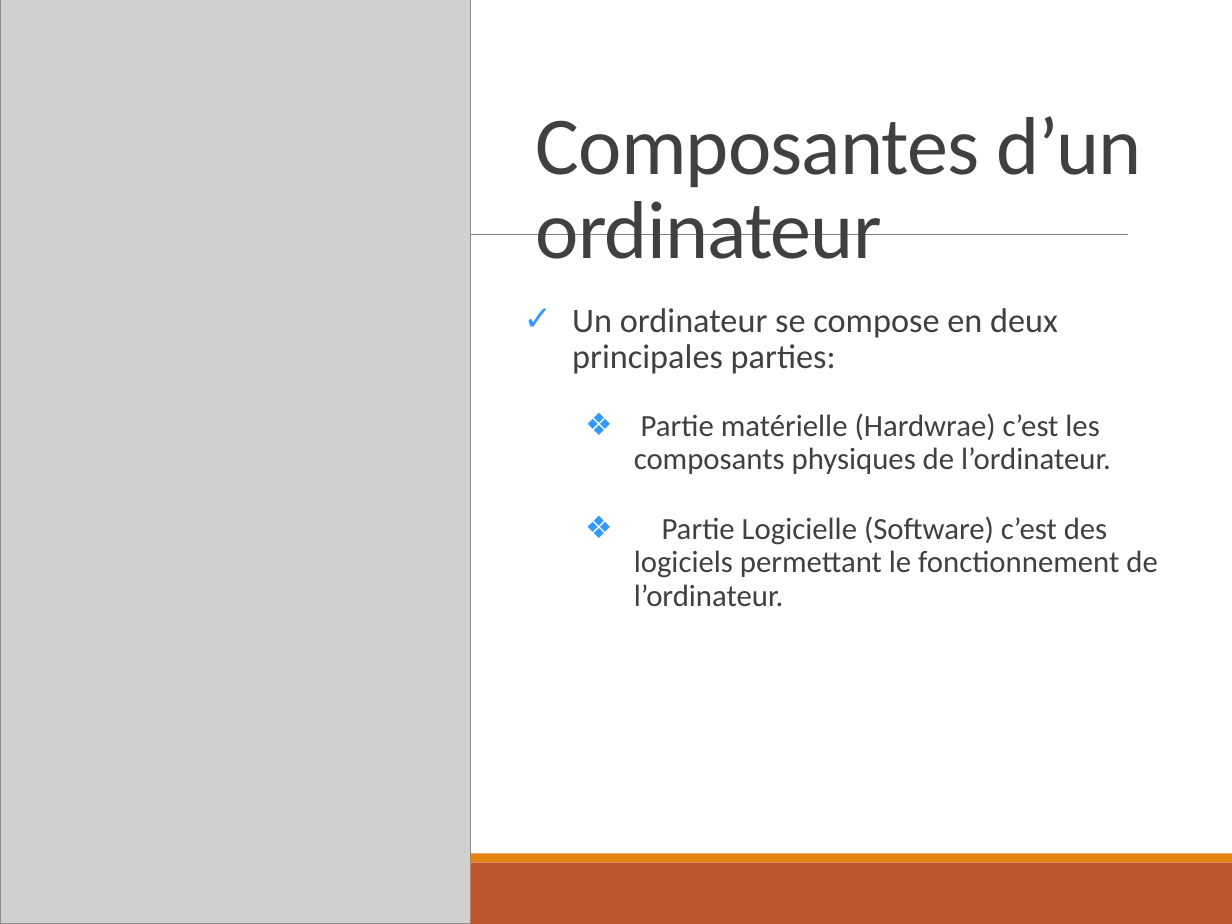
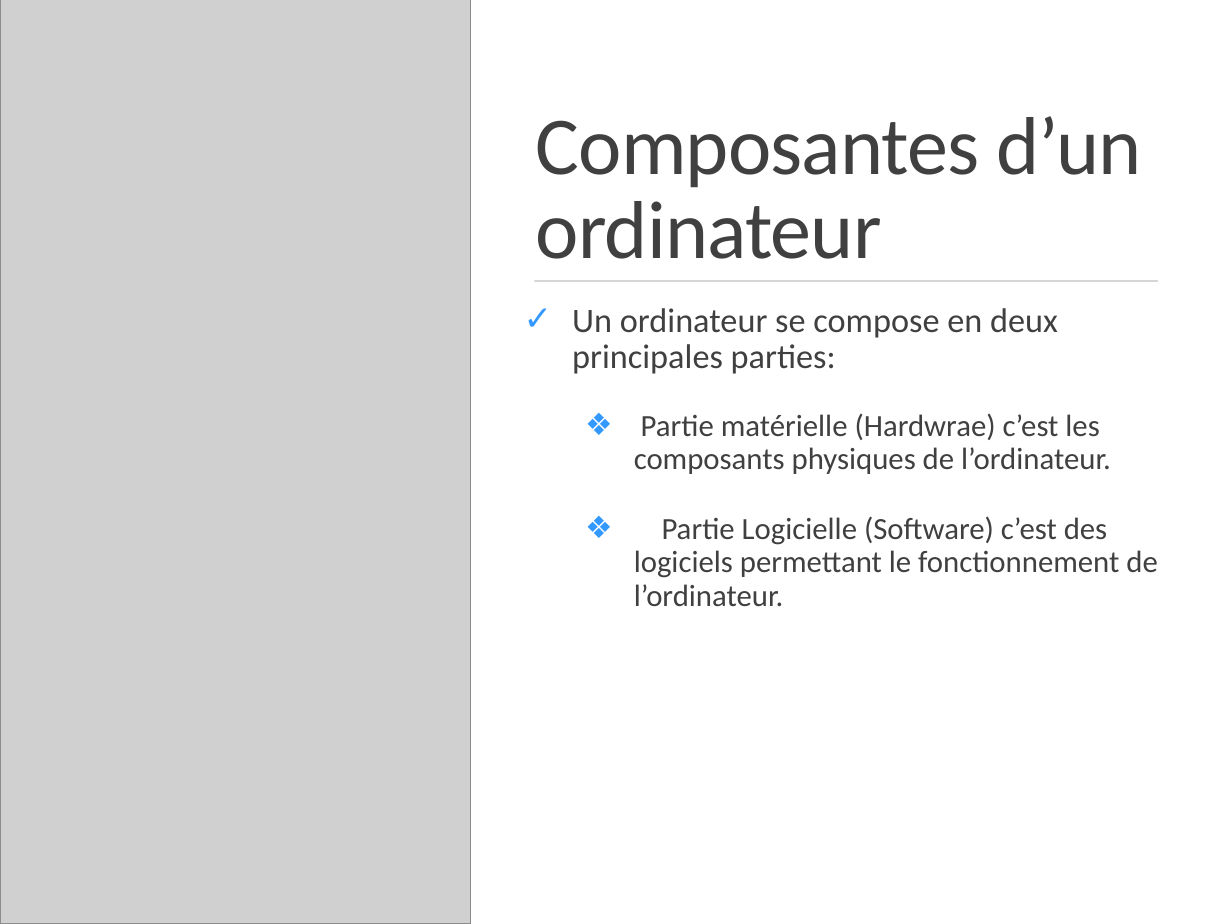
Before and after one commit to ousrah/IA101_26, a slide deck: slide 8 of 1 - Appréhendre la programmation/1 - Cours/introduction a l'algorithmique.pptx (slide 6 before the commit). Drawn at 1232x924 pixels with LibreOffice and Linux fonts; fonts in the diff are those of the drawing; grey boxes stand for pictures. Boxes give left, top, right and bottom in pixels: in the first picture for what was removed or moved away, otherwise in the second. Text is boxed around its words. In the diff, an @@ line names an element or a change of style, - is before the commit and + after.

```diff
--- a/1 - Appréhendre la programmation/1 - Cours/introduction a l'algorithmique.pptx
+++ b/1 - Appréhendre la programmation/1 - Cours/introduction a l'algorithmique.pptx
@@ rectangle added at box(0, 0, 1232, 924), fill #FFFFFF @@
@@ rectangle added at box(0, 0, 1232, 854), fill #FFFFFF @@
@@ line removed from (121, 234) to (1127, 234) @@
@@ line added from (535, 281) to (1158, 281), #808080 0.5 pt @@
```
Also in this commit, not shown: 2 slides added, 1 other file.
